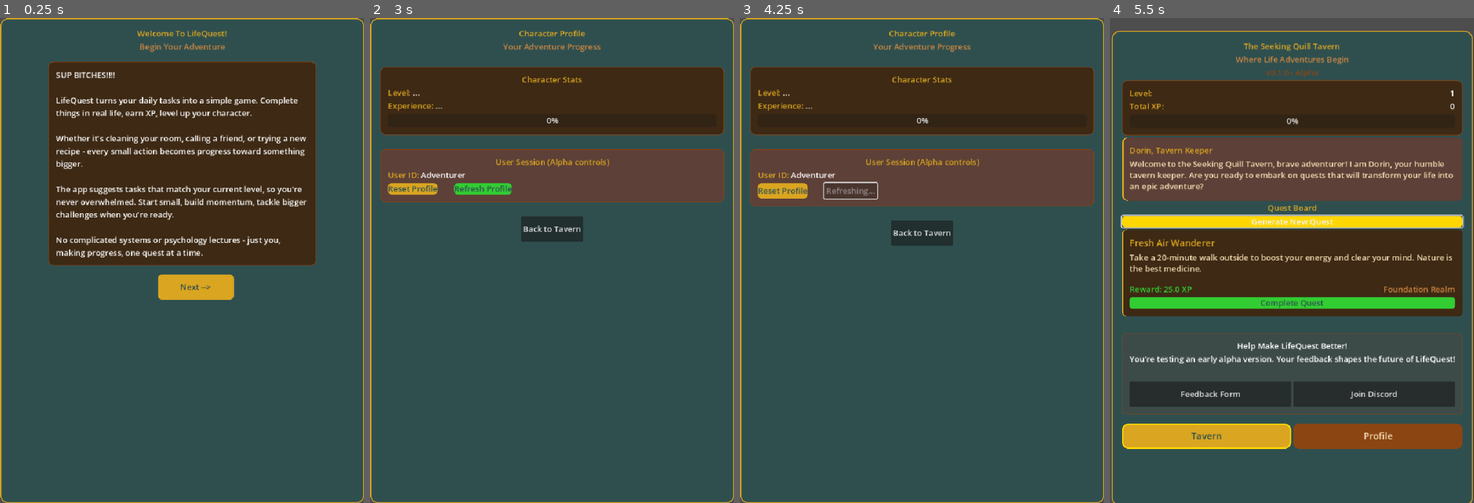
Above: before the commit, frames 1-4 (left to right).
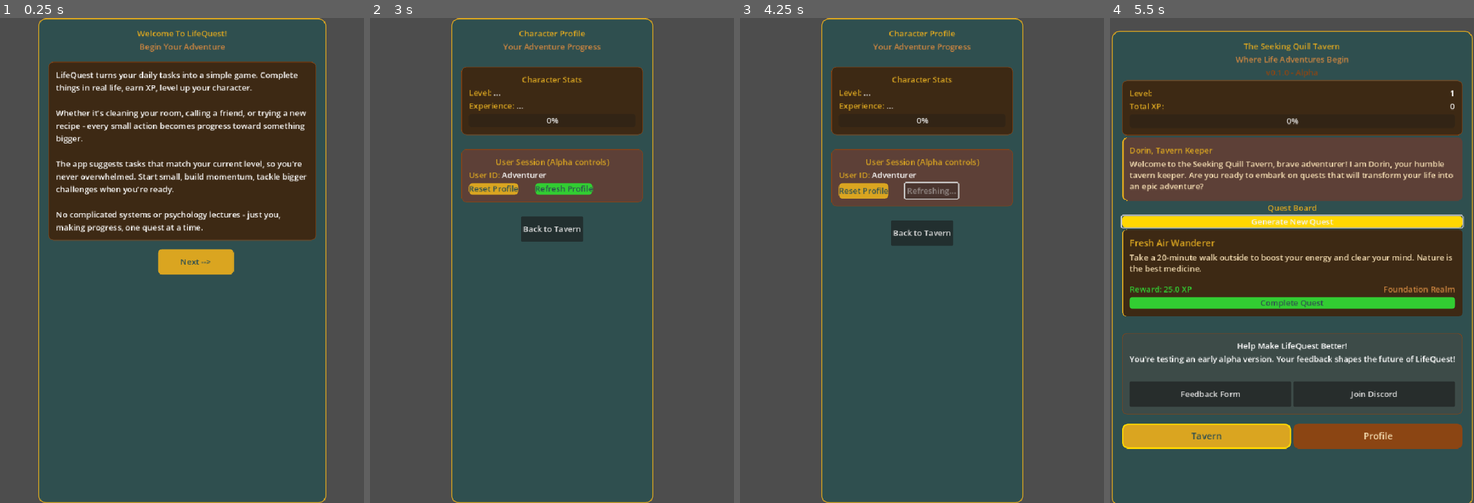
Above: after the commit, the same moments.

Repository: Wazaq/LifeQuest-Nexus
Game: Godot game, scene res://scenes/WelcomeScene.tscn
The game is run twice, just before and just after one commit, with the same random seed, the same clock (stepped at 60 frames per second) and the same inputs.
Inputs:
- Up to frame 1 (0.25 s): no input
- Up to frame 2 (3 s): click "Next -->" at 0.5 s; click "Next -->" at 1.25 s; click "Enter the Tavern!" at 2 s; click "Profile" at 2.75 s
- Up to frame 3 (4.25 s): click "Refresh Profile" at 3.5 s
- Up to frame 4 (5.5 s): click "Back to Tavern" at 4.25 s; click "Generate New Quest" at 5 s

The runs differ from the first frame. In frame 1, 33% of the frame differs, in the area x 0-100%, y 0-100%; in frame 2, 44%; in frame 3, 44%; in frame 4, less than 0.1%.

Commit message:
CC update: Fix UI layout consistency across scenes
  - Update WelcomeScene.tscn to use centered layout matching TavernMain
  - Update ProfileScene.tscn to use centered layout matching TavernMain
  - Apply consistent 400px minimum width and size_flags_horizontal = 6
  - Resolves left-justified welcome screens and full-width profile layout
  - Maintains mobile responsiveness while centering content on wide screens

Diff:
--- a/godot-project/scenes/ProfileScene.tscn
+++ b/godot-project/scenes/ProfileScene.tscn
@@ -20,8 +20,9 @@
 grow_vertical = 2
 
 [node name="ProfileContainer" type="PanelContainer" parent="MainScroll"]
+custom_minimum_size = Vector2(400, 0)
 layout_mode = 2
-size_flags_horizontal = 3
+size_flags_horizontal = 6
 size_flags_vertical = 3
 
 [node name="MainVBox" type="VBoxContainer" parent="MainScroll/ProfileContainer"]
--- a/godot-project/scenes/WelcomeScene.tscn
+++ b/godot-project/scenes/WelcomeScene.tscn
@@ -4,10 +4,11 @@
 
 [node name="Welcome Scene" type="Control"]
 layout_mode = 3
-anchors_preset = 0
-offset_right = 720.0
-offset_bottom = 960.0
-size_flags_horizontal = 4
+anchors_preset = 15
+anchor_right = 1.0
+anchor_bottom = 1.0
+grow_horizontal = 2
+grow_vertical = 2
 script = ExtResource("1_r7phi")
 
 [node name="MainScroll" type="ScrollContainer" parent="."]
@@ -19,8 +20,9 @@
 grow_vertical = 2
 
 [node name="WelcomeContainer" type="PanelContainer" parent="MainScroll"]
+custom_minimum_size = Vector2(400, 0)
 layout_mode = 2
-size_flags_horizontal = 3
+size_flags_horizontal = 6
 size_flags_vertical = 3
 
 [node name="MainVBox" type="VBoxContainer" parent="MainScroll/WelcomeContainer"]
@@ -53,9 +55,7 @@
 [node name="GameText" type="Label" parent="MainScroll/WelcomeContainer/MainVBox/GameExplanationPanel"]
 custom_minimum_size = Vector2(500, 0)
 layout_mode = 2
-text = "SUP BITCHES!!!!
-
-LifeQuest turns your daily tasks into a simple game. Complete things in real life, earn XP, level up your character.
+text = "LifeQuest turns your daily tasks into a simple game. Complete things in real life, earn XP, level up your character.
 
 Whether it's cleaning your room, calling a friend, or trying a new recipe - every small action becomes progress toward something bigger.
 
Not shown, changed: .claude/settings.local.json
Not shown, changed: CLAUDE.md
Not shown, changed: godot-project/builds/web/index.pck
Not shown, changed: godot-project/builds/web/index.service.worker.js
